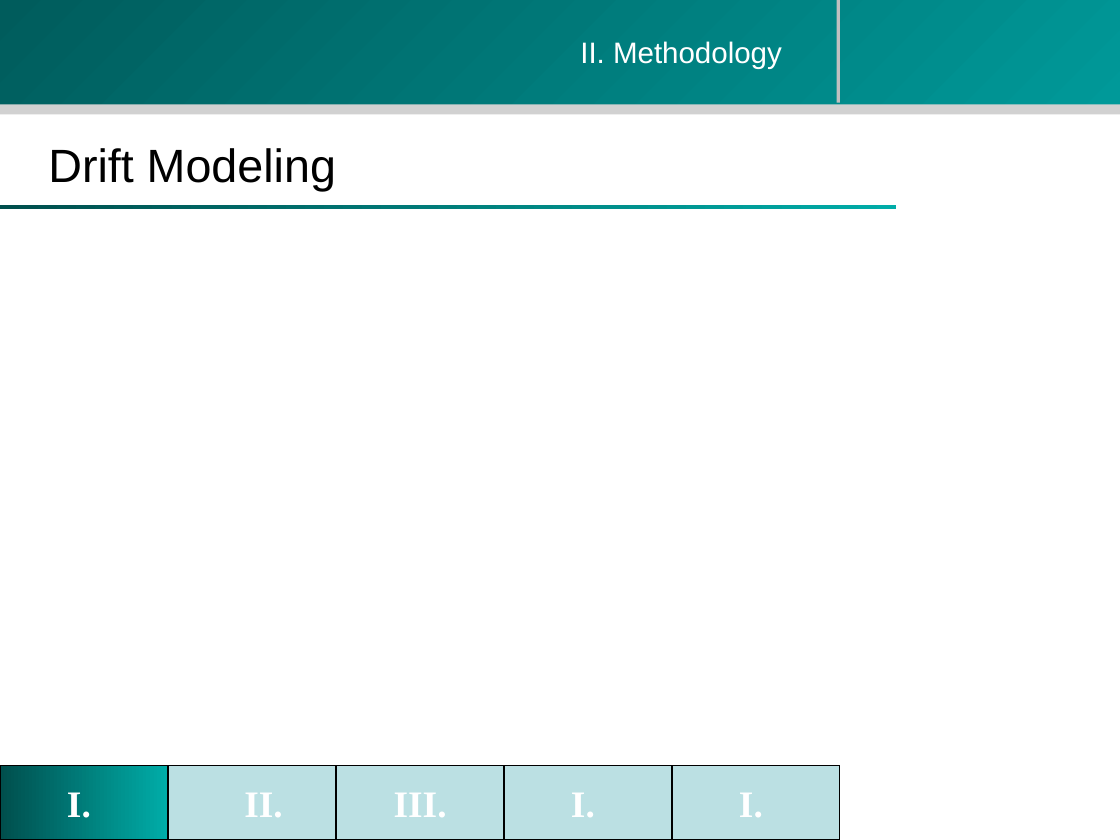
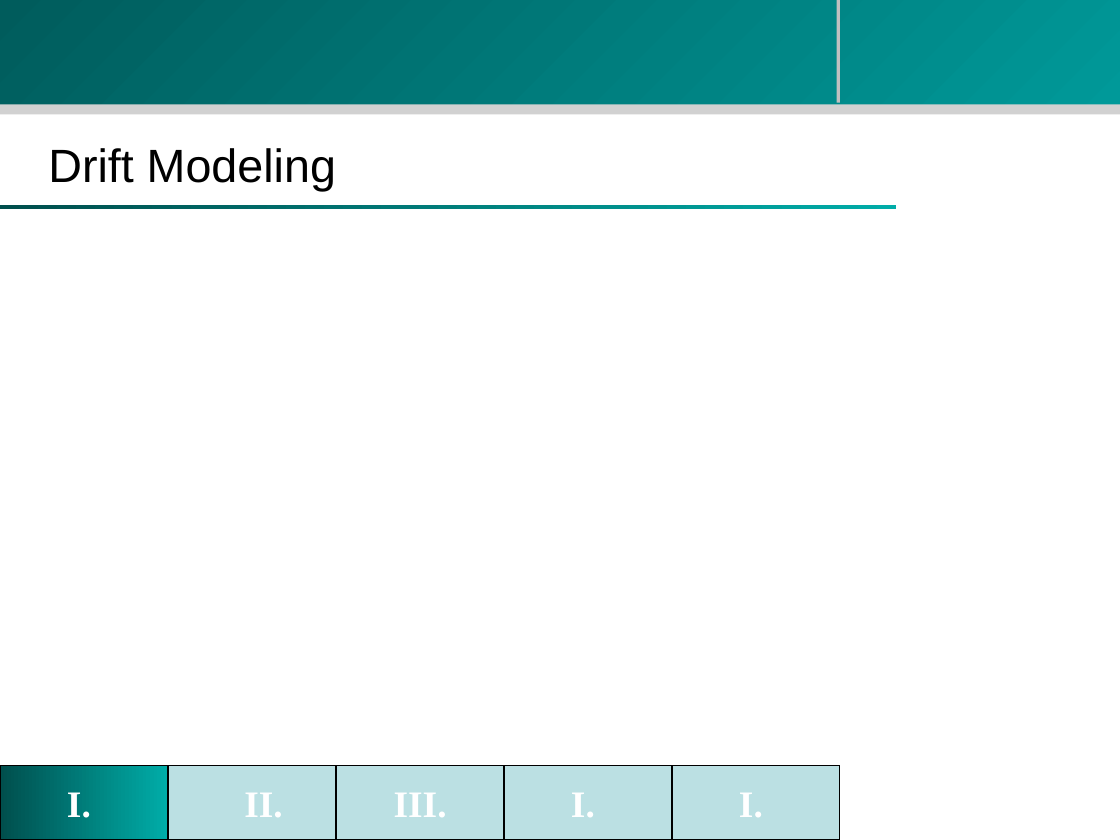
Before and after one commit to zhouzhenghui/svnrepository, a slide deck: slide 2 of SVNRepository/Presentation/M.Eng Final Presentation-take2.ppt. Drawn at 1120x840 pixels with LibreOffice and Linux fonts; fonts in the diff are those of the drawing; background and template pictures are left out. Boxes give left, top, right and bottom in pixels: in the first picture for what was removed or moved away, otherwise in the second. Text is boxed around its words. In the diff, an @@ line names an element or a change of style, - is before the commit and + after.

```diff
--- a/SVNRepository/Presentation/M.Eng Final Presentation-take2.ppt
+++ b/SVNRepository/Presentation/M.Eng Final Presentation-take2.ppt
@@ text removed at [580,41,782,68] @@
-II. Methodology
```
Also in this commit, not shown: 3 other slides changed, 1 slide added, 1 slide removed, 2 other files.
